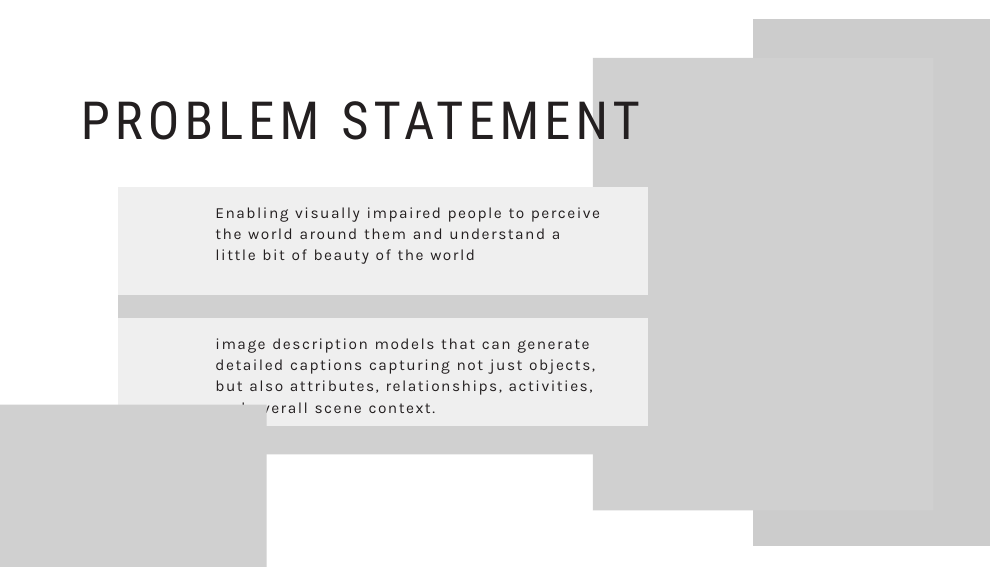
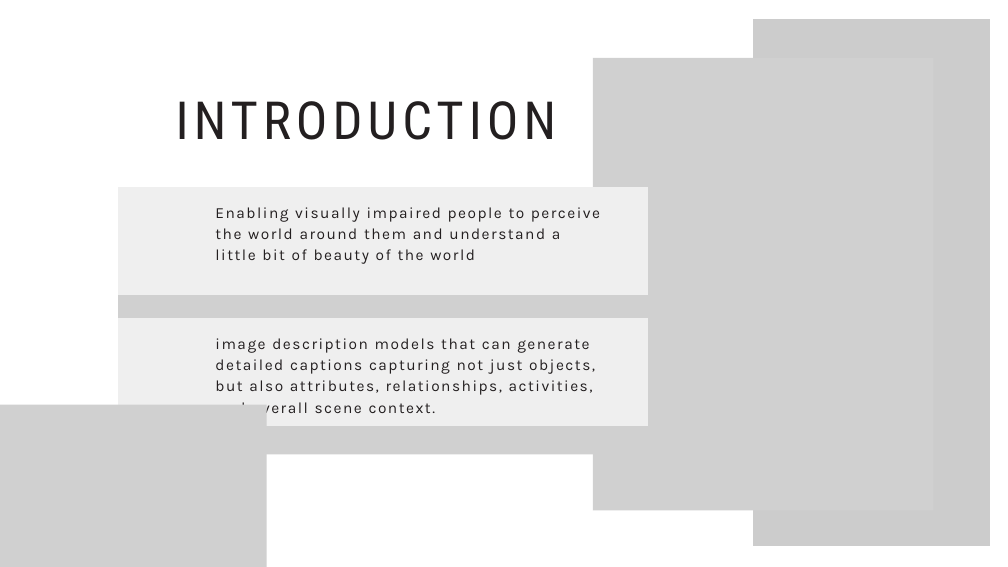
Before and after one commit to humamchoudhary/image-description, a slide deck: slide 3 of AI Project.pptx. Drawn at 1008x567 pixels with LibreOffice and Linux fonts; fonts in the diff are those of the drawing; grey boxes stand for pictures; background and template pictures are left out. Boxes give left, top, right and bottom in pixels: in the first picture for what was removed or moved away, otherwise in the second. Text is boxed around its words. In the diff, an @@ line names an element or a change of style, - is before the commit and + after.

Commit message:
Final

```diff
--- a/AI Project.pptx
+++ b/AI Project.pptx
@@ text at [176,101,557,140]: text changed @@
-PROBLEM STATEMENT
+INTRODUCTION
```
